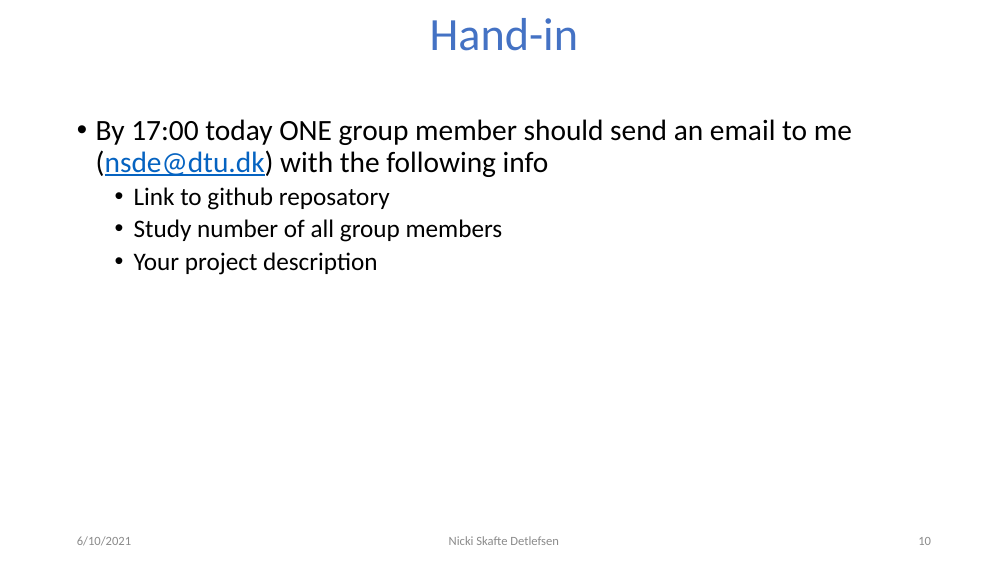
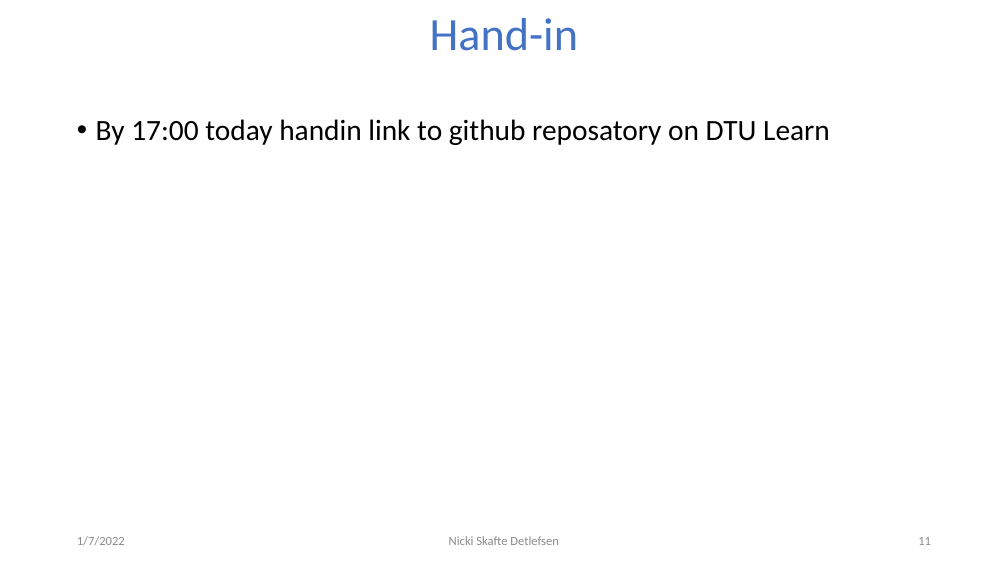
Before and after one commit to DeepEasterbunny/dtu_mlops, a slide deck: slide 11 of projects/The_pytorch_ecosystem.pptx (slide 10 before the commit). Drawn at 1008x567 pixels with LibreOffice and Linux fonts; fonts in the diff are those of the drawing; background and template pictures are left out. Boxes give left, top, right and bottom in pixels: in the first picture for what was removed or moved away, otherwise in the second. Text is boxed around its words. In the diff, an @@ line names an element or a change of style, - is before the commit and + after.

```diff
--- a/projects/The_pytorch_ecosystem.pptx
+++ b/projects/The_pytorch_ecosystem.pptx
@@ text at (x1=96, y1=119, x2=830, y2=145): text changed @@
-• By 17:00 today ONE group member should send an email to me (nsde@dtu.dk) with the following info
-  • Link to github reposatory
-  • Study number of all group members
-  • Your project description
+• By 17:00 today handin link to github reposatory on DTU Learn
@@ text at (x1=77, y1=536, x2=125, y2=546): text changed @@
-6/10/2021
+1/7/2022
@@ page number at (x1=918, y1=537, x2=931, y2=545): text changed @@
-10
+11
```
Also in this commit, not shown: 11 other slides changed, 1 slide added, 1 other file.
